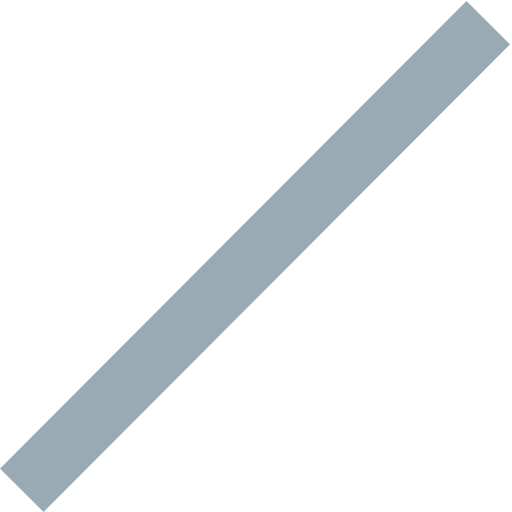
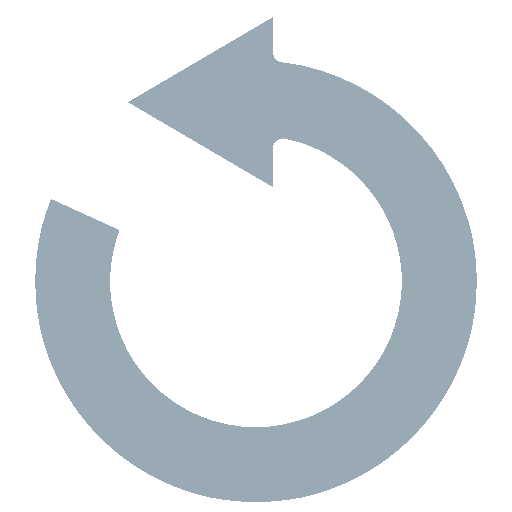
Two versions of the same layered image (512x512). Layer-by-layer changes:
added layer "reset" above "Rectangle 1" over box(35, 17, 477, 502)
hid "Rectangle 1" over box(0, 1, 510, 512)
